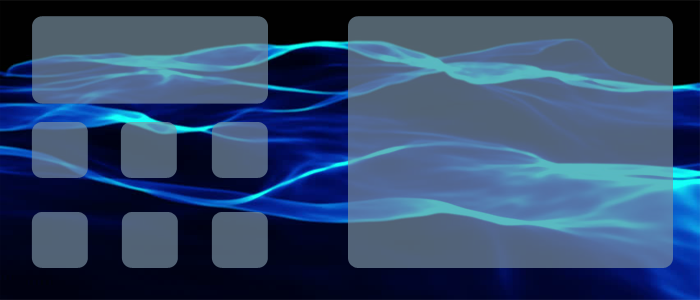
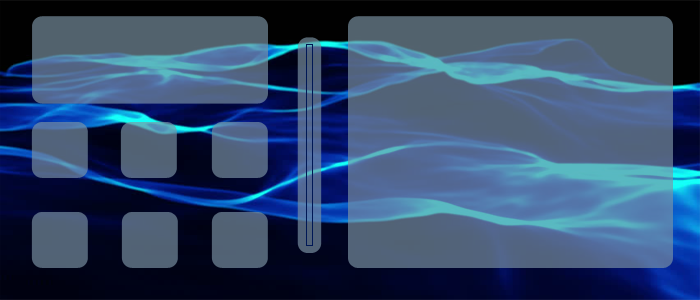
The second (700, 300) image is a revision of the first. Changes to its layers:
added layer "Volume BG" above "Playlist BG" over [306, 44, 313, 246]
added layer "Shape 1" (66%) above "Current Song BG" over [297, 37, 322, 253]
